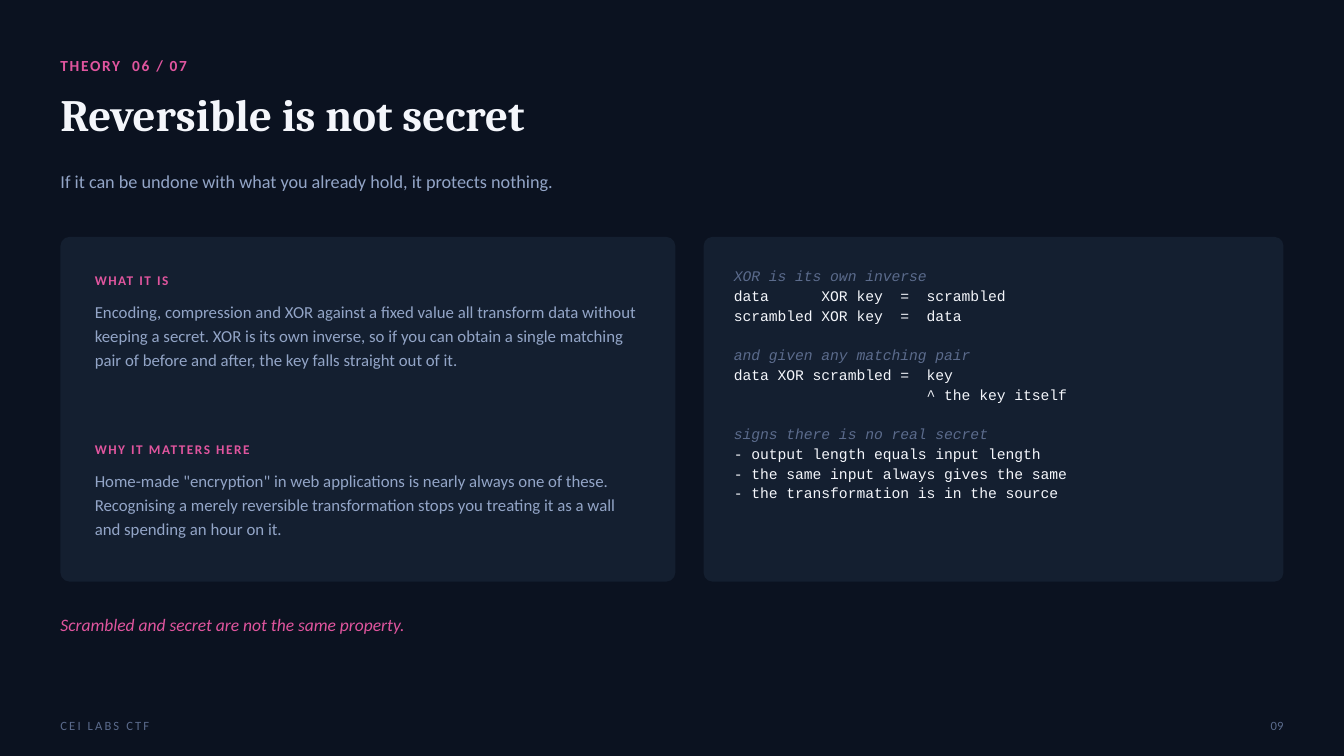
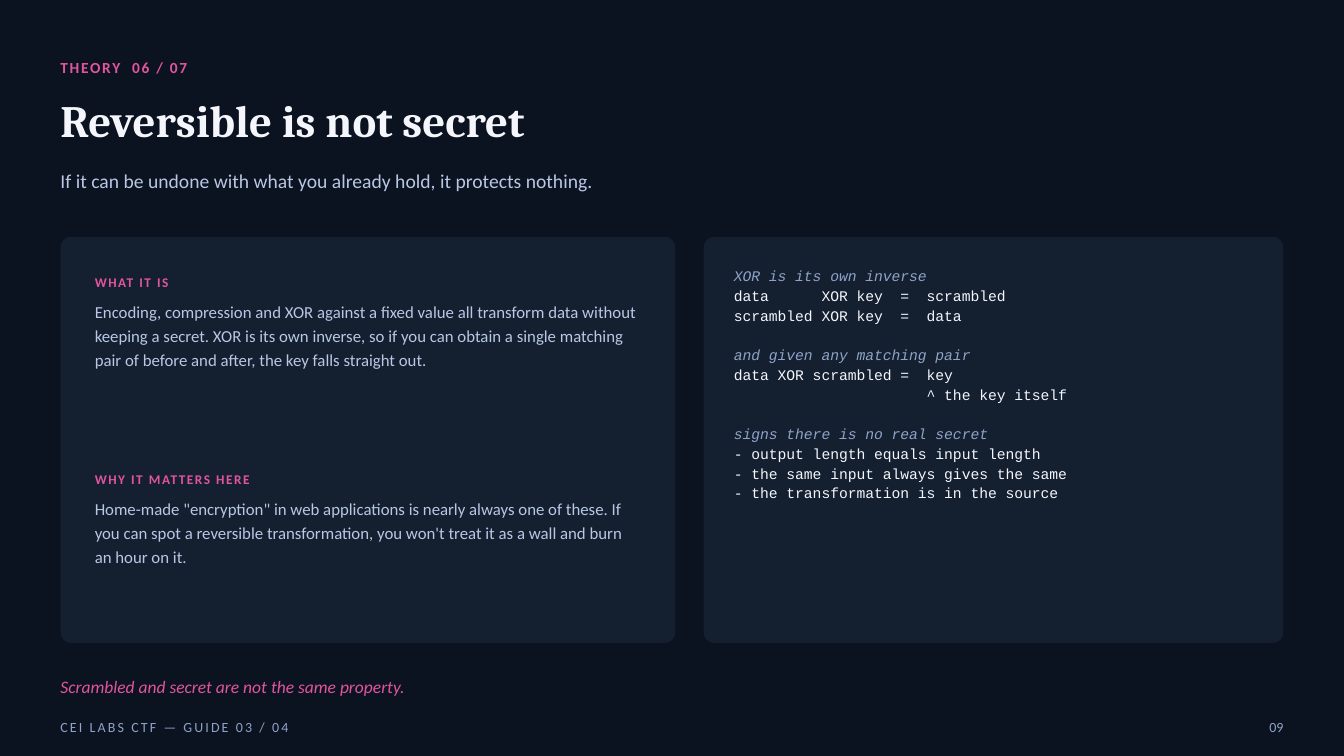
Before and after one commit to stoptalkingishh/cei-labs-event, a slide deck: slide 9 of presentation/game-guides/CEI-Labs-Game-Guide-03-Natas.pptx. Drawn at 1344x756 pixels with LibreOffice and Linux fonts; fonts in the diff are those of the drawing. Boxes give left, top, right and bottom in pixels: in the first picture for what was removed or moved away, otherwise in the second. Text is boxed around its words. In the diff, an @@ line names an element or a change of style, - is before the commit and + after.

```diff
--- a/presentation/game-guides/CEI-Labs-Game-Guide-03-Natas.pptx
+++ b/presentation/game-guides/CEI-Labs-Game-Guide-03-Natas.pptx
@@ text "If it can be undone ..." at bbox=[60, 174, 593, 192]: size 13 to 14 pt, text colour #93A5C7 to #B8C7E4 @@
@@ rounded rectangle: place and size @@
-rounded rectangle at bbox=[60, 237, 676, 582]
+rounded rectangle at bbox=[60, 237, 676, 643]
@@ rounded rectangle: place and size @@
-rounded rectangle at bbox=[704, 237, 1284, 582]
+rounded rectangle at bbox=[704, 237, 1284, 643]
@@ text at bbox=[734, 271, 988, 442]: text colour #5B6B8C to #8FA3C8 in "XOR is its own inverse", "and given any matching pair", "signs there is no real secret" @@
@@ text at bbox=[95, 306, 636, 369]: text changed; text colour #93A5C7 to #B8C7E4 @@
-Encoding, compression and XOR against a fixed value all transform data without keeping a secret. XOR is its own inverse, so if you can obtain a single matching pair of before and after, the key falls straight out of it.
+Encoding, compression and XOR against a fixed value all transform data without keeping a secret. XOR is its own inverse, so if you can obtain a single matching pair of before and after, the key falls straight out.
@@ text "WHY IT MATTERS HERE": place and size @@
-text "WHY IT MATTERS HERE" at bbox=[95, 437, 641, 463]
+text "WHY IT MATTERS HERE" at bbox=[95, 465, 641, 491]
@@ text at bbox=[95, 503, 622, 563]: text changed; text colour #93A5C7 to #B8C7E4 @@
-Home-made "encryption" in web applications is nearly always one of these. Recognising a merely reversible transformation stops you treating it as a wall and spending an hour on it.
+Home-made "encryption" in web applications is nearly always one of these. If you can spot a reversible transformation, you won't treat it as a wall and burn an hour on it.
@@ line spacing 1 to 1.2 in 5 elements at bbox=[60, 50, 1284, 81], bbox=[60, 106, 524, 138], bbox=[95, 267, 641, 293], bbox=[95, 465, 641, 491], bbox=[60, 681, 404, 696] @@
@@ text "Scrambled and secret are not ...": place and size @@
-text "Scrambled and secret are not ..." at bbox=[60, 619, 404, 634]
+text "Scrambled and secret are not ..." at bbox=[60, 681, 404, 696]
@@ text "09" at bbox=[1269, 723, 1283, 732]: size 9 to 10 pt, text colour #5B6B8C to #8FA3C8; line spacing 1 to 1.2 @@
@@ text at bbox=[60, 723, 288, 732]: text changed; size 9 to 10 pt; text colour #5B6B8C to #8FA3C8 @@
-CEI LABS CTF
+CEI LABS CTF — GUIDE 03 / 04
```
Also in this commit, not shown: 12 other slides changed, 2 other files.
